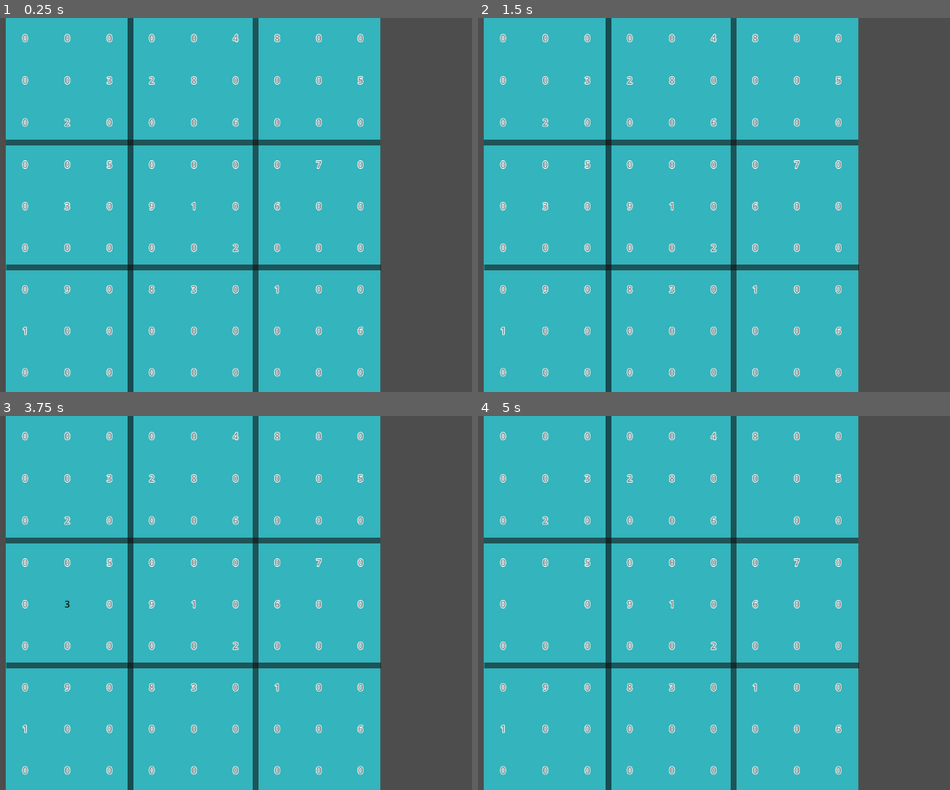
Above: before the commit, frames 1-4 (two rows, left to right).
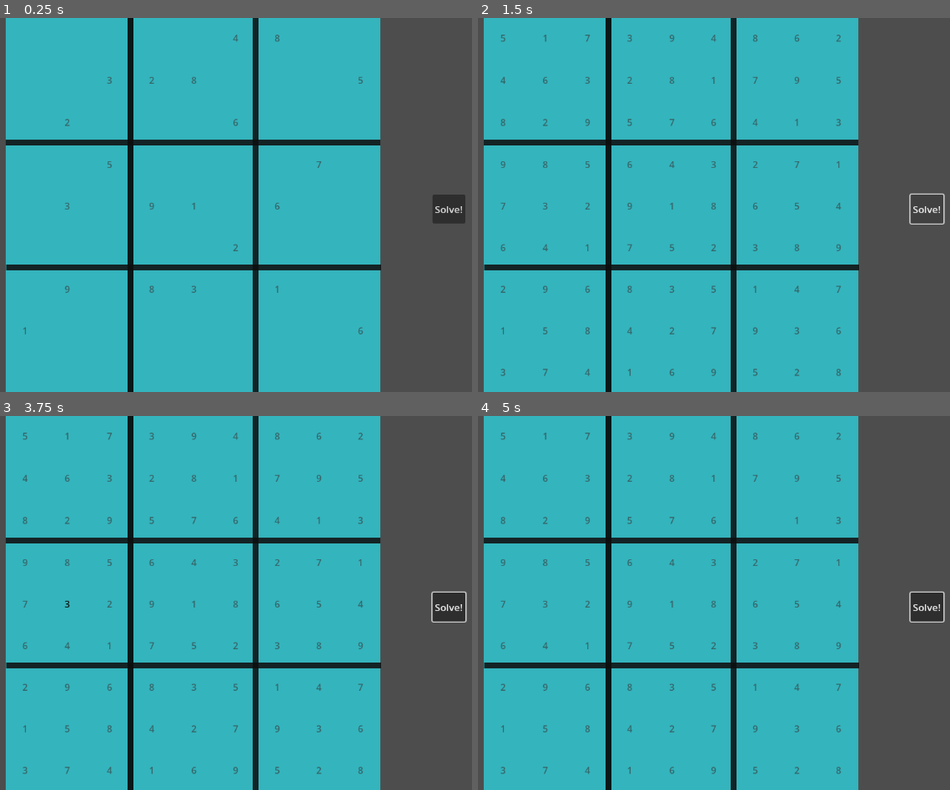
Above: after the commit, the same moments.

Repository: jackrattler/Sudoku-Solver
Game: Godot game, scene res://Scenes/main.tscn
Same seed, same stepped clock (60 frames per second), same inputs: the game is played once before the commit and once after it.
Inputs (mouse positions are in pixels of both pictures, inside the frame that each line leads up to):
- Up to frame 1 (0.25 s): no input
- Up to frame 2 (1.5 s): click (926, 208) at 0.5 s, where only the run after the commit has a clickable "Solve!"; click (926, 208) at 1.25 s, where only the run after the commit has a clickable "Solve!"
- Up to frame 3 (3.75 s): click (448, 606) at 2 s, where only the run after the commit has a clickable "Solve!"; tap Enter at 2.75 s; move the mouse to (339, 584) at 2.77 s; click (339, 584) at 2.85 s; tap 0 (0, bound only after the commit) at 3.05, 3.6 s; tap Space at 3.5 s; move the mouse to (61, 621) at 3.52 s
- Up to frame 4 (5 s): click (539, 621) at 3.8 s; tap Enter at 4.25 s; move the mouse to (737, 520) at 4.27 s; click (737, 520) at 4.35 s; tap 0 (0, bound only after the commit) at 4.55 s

The runs differ from the first frame. In frame 1, 7.6% of the frame differs, in the area x 1-99%, y 0-100%; in frame 2, 7.2%; in frame 3, 7.6%; in frame 4, 7.6%.
Error after the commit: Invalid access of index '0' on a base object of type: 'Array'. (res://Scripts/grid_container.gd:54)

Commit message:
made working GUI

Diff:
--- /dev/null
+++ b/sudoku-solver/Scenes/button.gd
@@ -0,0 +1 @@
+extends Button
--- a/sudoku-solver/Scenes/main.tscn
+++ b/sudoku-solver/Scenes/main.tscn
@@ -1,5 +1,6 @@
-[gd_scene load_steps=3 format=3 uid="uid://c2aqo77qcl5wq"]
+[gd_scene load_steps=4 format=3 uid="uid://c2aqo77qcl5wq"]
 
+[ext_resource type="Script" uid="uid://ngbosgn4h3mk" path="res://Scripts/main.gd" id="1_8gbba"]
 [ext_resource type="Theme" uid="uid://bmhc6n4g43sju" path="res://Settings/main.tres" id="1_bo1nx"]
 [ext_resource type="Script" uid="uid://douwwevst3n5n" path="res://Scripts/grid_container.gd" id="2_8gbba"]
 
@@ -10,41 +11,57 @@
 anchor_bottom = 1.0
 grow_horizontal = 2
 grow_vertical = 2
+script = ExtResource("1_8gbba")
 
 [node name="AspectRatioContainer" type="AspectRatioContainer" parent="."]
-layout_mode = 0
-offset_right = 1152.0
-offset_bottom = 648.0
+layout_mode = 1
+anchors_preset = 15
+anchor_right = 1.0
+anchor_bottom = 1.0
+grow_horizontal = 2
+grow_vertical = 2
 
 [node name="ColorRect" type="ColorRect" parent="AspectRatioContainer"]
 layout_mode = 2
 color = Color(0.203922, 0.705882, 0.741176, 1)
 
-[node name="Line2D" type="Line2D" parent="AspectRatioContainer/ColorRect"]
-modulate = Color(0.0475577, 0.0475576, 0.0475576, 1)
-position = Vector2(216, 0)
-points = PackedVector2Array(0, 0, 0, 648)
-default_color = Color(0.054902, 0.054902, 0.054902, 0.580392)
-
-[node name="Line2D2" type="Line2D" parent="AspectRatioContainer/ColorRect"]
-position = Vector2(432, 0)
-points = PackedVector2Array(0, 0, 0, 648)
-default_color = Color(0.054902, 0.054902, 0.054902, 0.580392)
-
-[node name="Line2D3" type="Line2D" parent="AspectRatioContainer/ColorRect"]
-position = Vector2(0, 216)
-points = PackedVector2Array(0, 0, 648, 0)
-default_color = Color(0.054902, 0.054902, 0.054902, 0.580392)
-
-[node name="Line2D4" type="Line2D" parent="AspectRatioContainer/ColorRect"]
-position = Vector2(1, 432)
-points = PackedVector2Array(0, 0, 648, 0)
-default_color = Color(0.054902, 0.054902, 0.054902, 0.580392)
-
-[node name="GridContainer" type="GridContainer" parent="AspectRatioContainer/ColorRect"]
-layout_mode = 0
-offset_right = 648.0
-offset_bottom = 648.0
+[node name="GridContainer" type="GridContainer" parent="AspectRatioContainer"]
+layout_mode = 2
 theme = ExtResource("1_bo1nx")
 columns = 9
 script = ExtResource("2_8gbba")
+
+[node name="Line2D" type="Line2D" parent="AspectRatioContainer"]
+modulate = Color(0.0475577, 0.0475576, 0.0475576, 1)
+position = Vector2(468, 0)
+points = PackedVector2Array(0, 0, 0, 648)
+default_color = Color(0.054902, 0.054902, 0.054902, 0.870588)
+
+[node name="Line2D2" type="Line2D" parent="AspectRatioContainer"]
+position = Vector2(684, 0)
+points = PackedVector2Array(0, 0, 0, 648)
+default_color = Color(0.054902, 0.054902, 0.054902, 0.870588)
+
+[node name="Line2D3" type="Line2D" parent="AspectRatioContainer"]
+position = Vector2(252, 216)
+points = PackedVector2Array(0, 0, 648, 0)
+default_color = Color(0.054902, 0.054902, 0.054902, 0.870588)
+
+[node name="Line2D4" type="Line2D" parent="AspectRatioContainer"]
+position = Vector2(253, 432)
+points = PackedVector2Array(0, 0, 648, 0)
+default_color = Color(0.054902, 0.054902, 0.054902, 0.870588)
+
+[node name="Button" type="Button" parent="."]
+custom_minimum_size = Vector2(50, 50)
+layout_mode = 2
+offset_left = 990.0
+offset_top = 306.0
+offset_right = 1047.0
+offset_bottom = 356.0
+size_flags_horizontal = 8
+size_flags_vertical = 4
+theme = ExtResource("1_bo1nx")
+text = "Solve!"
+
+[connection signal="pressed" from="Button" to="." method="_on_button_pressed"]
--- a/sudoku-solver/Scripts/grid_container.gd
+++ b/sudoku-solver/Scripts/grid_container.gd
@@ -16,7 +16,8 @@
 
 @onready var label_board = []				#set up blank board
 @onready var board = []
-@onready var coor = Vector2()
+@onready var coor = []
+@onready var main = $"../.."
 
 func _ready() -> void:
 					#set up blank board
@@ -25,6 +26,9 @@
 		for x in GRID_SIZE:
 			row.append(0)
 		board.append(row)
+
+	board = tst_board.duplicate()
+
 	for y in GRID_SIZE:
 		var row = []
 		for x in GRID_SIZE:
@@ -40,22 +44,34 @@
 
 	for y in GRID_SIZE:
 		for x in GRID_SIZE:
-			label_board[y][x].text = str(tst_board[y][x])
+			label_board[y][x].text = str(tst_board[y][x]) if tst_board[y][x] != 0 else ''
 
-func _process(delta: float) -> void:
-	for i in range(1,10):			#check for key presses
+func _process(_delta: float) -> void:
+	for i in range(10):			#check for key presses
 		if Input.is_action_just_pressed(str(i)):
-			board[coor[0]][coor[1]] = i
-			label_board[coor[0]][coor[1]].text = str(board[coor[0]][coor[1]])
+			if i in range(1, 10) && i in main.find_valid(board, coor):
+				update_boards(str(i), [coor[0],coor[1]])
+			if i == 0: update_boards(str(i), [coor[0],coor[1]])
+
+
+
+
 
 func find_cell(id):
 	for y in GRID_SIZE:
 		for x in GRID_SIZE:
 			if id == label_board[y][x]:
-				return Vector2(y,x)
+				return [y,x]
 
-func on_click(cell):
+func on_click(cell):		#connects to signal that triggers when cell is clicked
 	coor = find_cell(cell)  #find which cell produced the signal
-	board[coor[0]][coor[1]] = ''
-	label_board[coor[0]][coor[1]].text = str(board[coor[0]][coor[1]])
 	print ("clicked the cell " + str(int(coor[0])) + str(int(coor[1])))
+
+func update_boards(action, pos):
+	if action != "0":
+		board[pos[0]][pos[1]] = int(action)
+		label_board[pos[0]][pos[1]].text = str(board[pos[0]][pos[1]])
+
+	else:
+		board[pos[0]][pos[1]] = 0
+		label_board[pos[0]][pos[1]].text = ''
--- a/sudoku-solver/Scripts/label.gd
+++ b/sudoku-solver/Scripts/label.gd
@@ -1,6 +1,8 @@
 extends Label
 
 @onready var mouse_in := false
+@onready var m = load("res://Settings/label_mouse.tres")
+@onready var nm = load("res://Settings/label_no_mouse.tres")
 signal left_click
 
 func _ready() -> void:
@@ -13,14 +15,13 @@
 	text = '0'
 
 func _on_mouse_entered() -> void:
-	label_settings = load("res://Settings/label_mouse.tres")
+	label_settings = m
 	mouse_in = true
 
 func _on_mouse_exited() -> void:
-	label_settings = load("res://Settings/label_no_mouse.tres")
+	label_settings = nm
 	mouse_in = false
 
-func _process(delta: float) -> void:
+func _process(_delta: float) -> void:
 	if Input.is_action_just_pressed("l_click") && mouse_in:
-		text = ''
 		left_click.emit(left_click.get_object())
--- /dev/null
+++ b/sudoku-solver/Scripts/main.gd
@@ -0,0 +1,142 @@
+extends Control
+
+@onready var grid = get_node("AspectRatioContainer/GridContainer")
+@onready var button = get_node("Button")
+
+@onready var board = []
+@onready var valids_board = []
+
+func _ready() -> void:
+	for y in grid.GRID_SIZE:
+		var row = []
+		for x in grid.GRID_SIZE:
+			row.append(0)
+		board.append(row)
+
+	for y in grid.GRID_SIZE:
+		var row = []
+		for x in grid.GRID_SIZE:
+			row.append(0)
+		valids_board.append(row)
+
+
+
+func _on_button_pressed() -> void:
+	board = grid.board.duplicate()
+	solve()
+
+
+func solve():
+	if simple_solve():
+		update_board()
+	#if find_uniques():			#need to fix function-
+		#update_board()			#== operator sucks?
+	if brute():
+		update_board()
+	else:
+		print("not happenin")
+
+
+
+func find_empty():                       #find all empty cells
+	var empties = []
+	for i in range (9):
+		for j in range (9):
+			if board[i][j] == 0:        		#if empty,
+				empties.append([i,j])       #add to the list
+
+	if empties: return empties
+	else: return false                #if no cells are empty, return false
+
+func simple_solve():
+
+	while find_empty():
+		var empty_cells = find_empty()                          #find all empty cells
+		for i in empty_cells:                               #and loop through them
+			var valids = find_valid(board, i)               #find what numbers are valid for that cell
+			valids_board[i[0]][i[1]] = valids if valids is not bool else []          #store all valids to valids_board
+
+			if len(valids) == 1:                            #if only 1 valid number
+				board[i[0]][i[1]] = valids[0]           #insert that number to the board
+				valids_board[i[0]][i[1]] = 0                #remove any digits from the corresponding valids_board cell
+				continue
+
+			if len(valids) > 1 and i == empty_cells[-1]:      #if we exhaust the empties and still can't solve
+				return false                                #get outta here
+	return true                                             #no more empties- puzzle solved
+
+func brute():
+
+	var empties = find_empty()
+	if not empties: return true                                 #no empties- puzzle solved
+
+	var pos = empties[0]                                            #take first empty
+
+	for x in valids_board[pos[0]][pos[1]]:                      #loop through the valids at first position
+		board[pos[0]][pos[1]] = x
+		var valids = find_valid(board, pos)                       #put valid (x) in there
+		if x in valids:                                     #if board still valid,
+			if brute():                                     #recurse
+				return true
+
+	board[pos[0]][pos[1]] = 0                           #change it back to zero if board now invalid
+
+
+
+
+	return false
+
+func find_uniques():    #prob need to figure out how to do the set arithmetic!!!!!!!
+	if not find_empty(): return true      #no empties means the puzzle has been solved
+
+	for i in range(9):
+		for j in range(9):
+			if not valids_board[i][j] == 0:                      #loop through valids_board searching for unsolved cells
+				var pos = [i,j]
+				var exclusive = valids_board[pos[0]][pos[1]]
+				for x in range(9):
+					if valids_board[i][x] and not [i,x] == (pos):        #if not the current cell and not a solved cell
+						exclusive = exclusive - valids_board[i][x]   #subtract the valids from our current cells valids
+				for y in range(9):
+					if valids_board[y][j] and not [y,j] == (pos):
+						exclusive = exclusive - valids_board[y][j]
+
+				for x in range (int(i/3), int(i/3) * 3 + 3):            #3x3 grid check
+					for y in range(int(j/3), int(j/3)* 3 + 3 ):
+						if valids_board[x][y] and not [x,y] == (pos):
+							exclusive = exclusive - valids_board[x][y]
+
+				#if a digit is only valid for this cell within its row, column or 3x3 grid
+				#pop it in the board and remove the valids
+				if len(exclusive) == 1:
+					board[pos[0]][pos[1]] = exclusive[0]
+					valids_board[pos[0]][pos[1]] = 0
+					return find_uniques()               #if a cells solution has been found start again until no cell solutions are found
+
+func find_valid(board, pos):         #find all valid digits at pos
+	var valids := Array(range(1,10))
+
+	for i in range(9):
+		for j in range (9):
+				#check within the cells row ignoring current pos and remove invalid
+			if board[i][pos[1]] in valids and not (pos == [i,pos[1]]):
+				var p = valids.find(board[i][pos[1]])
+				valids.remove_at(p)
+				#check against column
+			if board[pos[0]][j] in valids and not (pos == [pos[0],j]):
+				var p = valids.find(board[pos[0]][j])
+				valids.remove_at(p)
+
+				#check against 3x3 cell
+	for i in range(int(pos[0]/3)*3, int(pos[0]/3)*3 +3):
+		for j in range (int(pos[1]/3)*3, int(pos[1]/3)*3+3):
+			if board[i][j] in valids and not [pos[0], pos[1]] == [i, j]:
+				var p = valids.find(board[i][j])
+				valids.remove_at(p)
+
+	return valids
+
+func update_board():
+	for y in 9:
+		for x in 9:
+			grid.label_board[y][x].text = str(board [y][x])
--- a/sudoku-solver/Settings/label_no_mouse.tres
+++ b/sudoku-solver/Settings/label_no_mouse.tres
@@ -2,4 +2,3 @@
 
 [resource]
 font_color = Color(0.211765, 0.254902, 0.254902, 0.678431)
-outline_size = 5
--- a/sudoku-solver/project.godot
+++ b/sudoku-solver/project.godot
@@ -75,6 +75,11 @@
 "events": [Object(InputEventKey,"resource_local_to_scene":false,"resource_name":"","device":-1,"window_id":0,"alt_press …(191 unchanged characters)…
 ]
 }
+0={
+"deadzone": 0.2,
+"events": [Object(InputEventKey,"resource_local_to_scene":false,"resource_name":"","device":-1,"window_id":0,"alt_pressed":false,"shift_pressed":false,"ctrl_pressed":false,"meta_pressed":false,"pressed":false,"keycode":0,"physical_keycode":48,"key_label":0,"unicode":48,"location":0,"echo":false,"script":null)
+]
+}
 
 [rendering]
 
Not shown, added: sudoku-solver/Scenes/button.gd.uid
Not shown, added: sudoku-solver/Scripts/main.gd.uid
Not shown, changed: sudoku-solver/export_presets.cfg
Not shown, added: Sudoku Solver.console.exe
Not shown, added: Sudoku Solver.exe
Not shown, added: Sudoku Solver.pck
